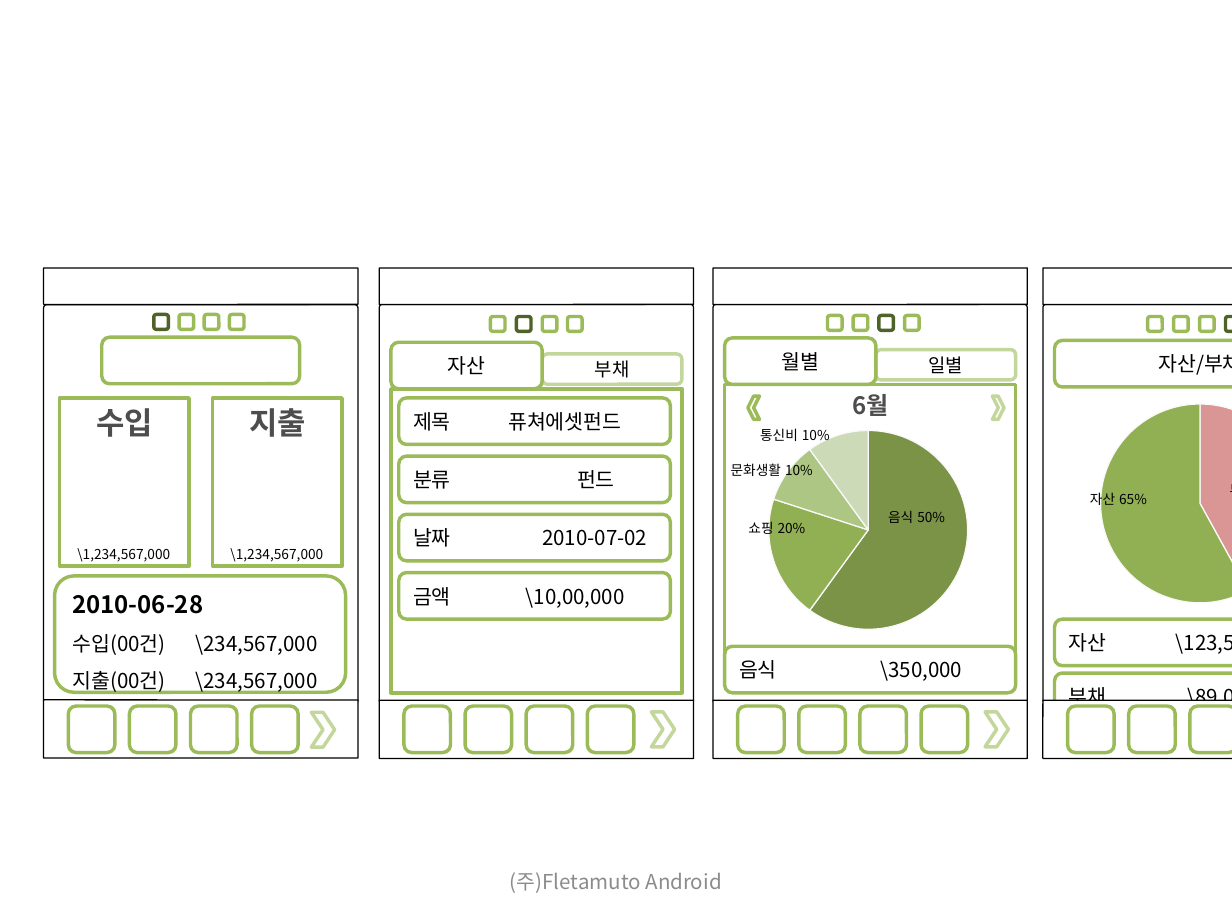
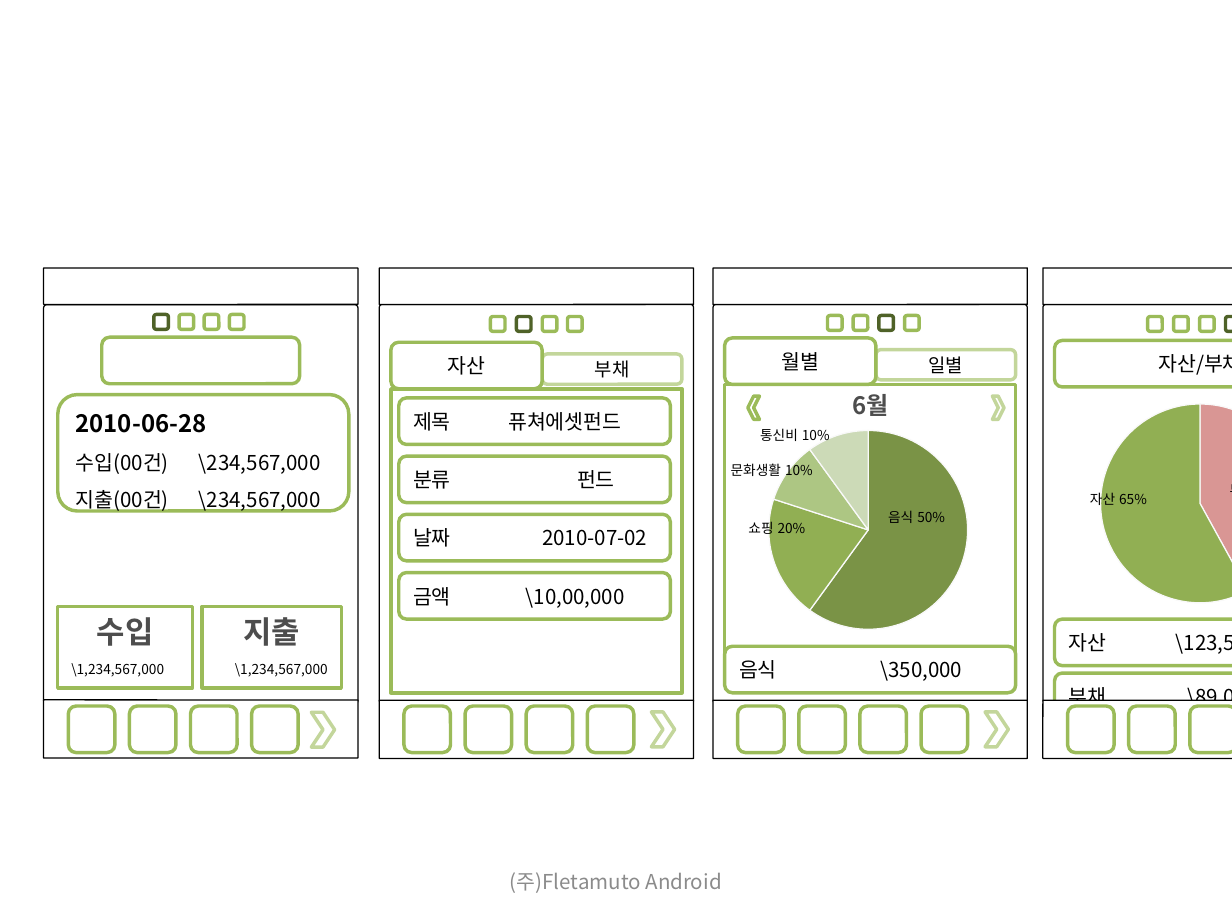
Before and after one commit to limjunghoon/fmfinance, a slide deck: slide 2 of trunk/DOC/GUI/재테크를 위한 어플리케이션 GUI_100712.pptx. Drawn at 1232x924 pixels with LibreOffice and Linux fonts; fonts in the diff are those of the drawing; background and template pictures are left out. Boxes give left, top, right and bottom in pixels: in the first picture for what was removed or moved away, otherwise in the second. Text is boxed around its words. In the diff, an @@ line names an element or a change of style, - is before the commit and + after.

```diff
--- a/trunk/DOC/GUI/재테크를 위한 어플리케이션 GUI_100712.pptx
+++ b/trunk/DOC/GUI/재테크를 위한 어플리케이션 GUI_100712.pptx
@@ rounded rectangle "2010-06-28": place and size @@
-rounded rectangle "2010-06-28" at <box>54,575,345,691</box>
+rounded rectangle "2010-06-28" at <box>58,394,349,510</box>
@@ rectangle "수입": place and size @@
-rectangle "수입" at <box>59,398,188,567</box>
+rectangle "수입" at <box>58,606,192,687</box>
@@ rectangle "지출": place and size @@
-rectangle "지출" at <box>213,398,342,567</box>
+rectangle "지출" at <box>202,606,341,687</box>
@@ text "\1,234,567,000": place and size @@
-text "\1,234,567,000" at <box>77,548,170,562</box>
+text "\1,234,567,000" at <box>71,663,164,677</box>
@@ text "\1,234,567,000": place and size @@
-text "\1,234,567,000" at <box>230,548,323,562</box>
+text "\1,234,567,000" at <box>235,663,328,677</box>
```
Also in this commit, not shown: 4 other slides changed, 23 slides added, 3 other files.
